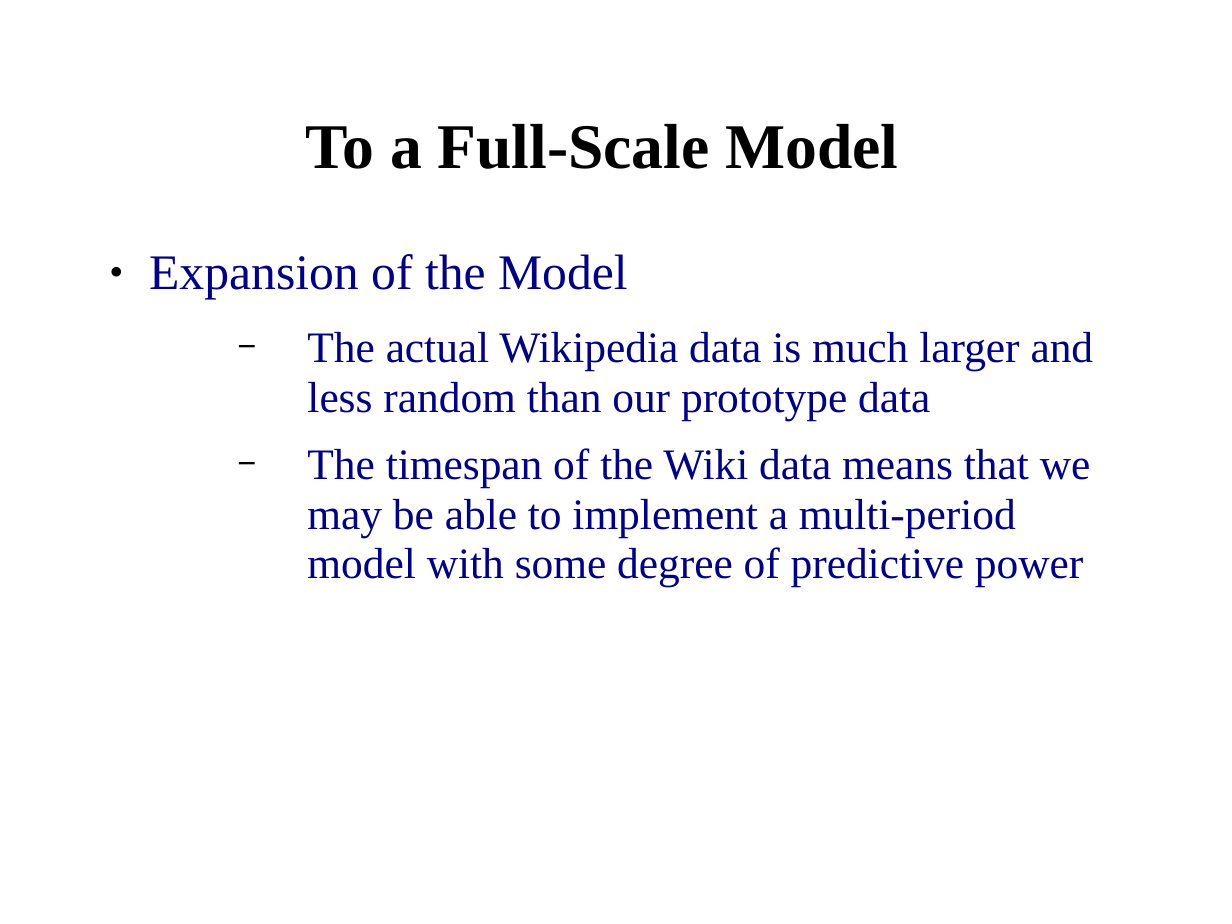
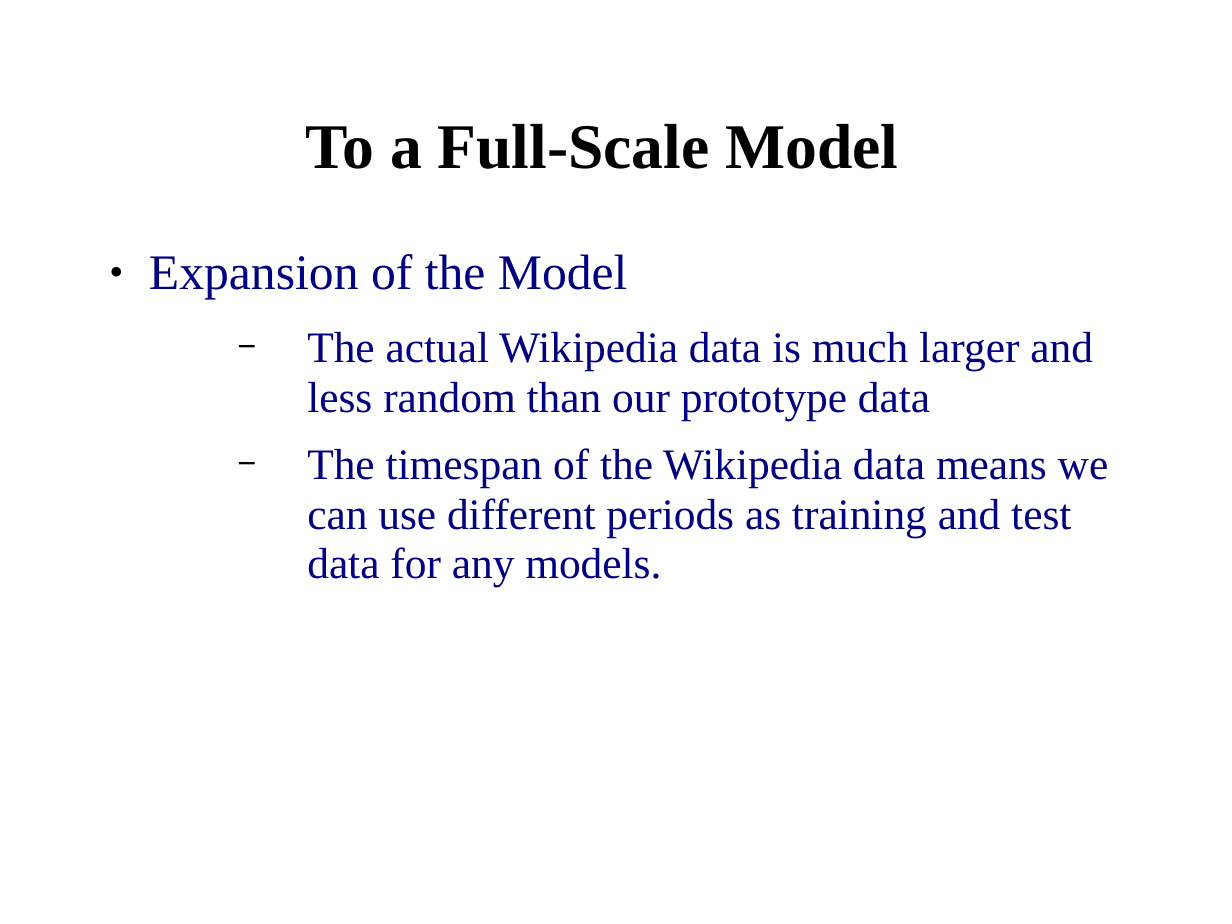
Before and after one commit to lasutschinkow/lasutschinkow-cs123, a slide deck: slide 12 of Presentations/prototype_presentation.ppt. Drawn at 1232x924 pixels with LibreOffice and Linux fonts; fonts in the diff are those of the drawing; background and template pictures are left out. Boxes give left, top, right and bottom in pixels: in the first picture for what was removed or moved away, otherwise in the second. Text is boxed around its words. In the diff, an @@ line names an element or a change of style, - is before the commit and + after.

Commit message:
tweaked a few things

```diff
--- a/Presentations/prototype_presentation.ppt
+++ b/Presentations/prototype_presentation.ppt
@@ text at <box>307,448,1109,587</box>: text changed @@
-  − The timespan of the Wiki data means that we may be able to implement a multi-period model with some degree of predictive power
+  − The timespan of the Wikipedia data means we can use different periods as training and test data for any models.
```
Also in this commit, not shown: 3 other slides changed.
